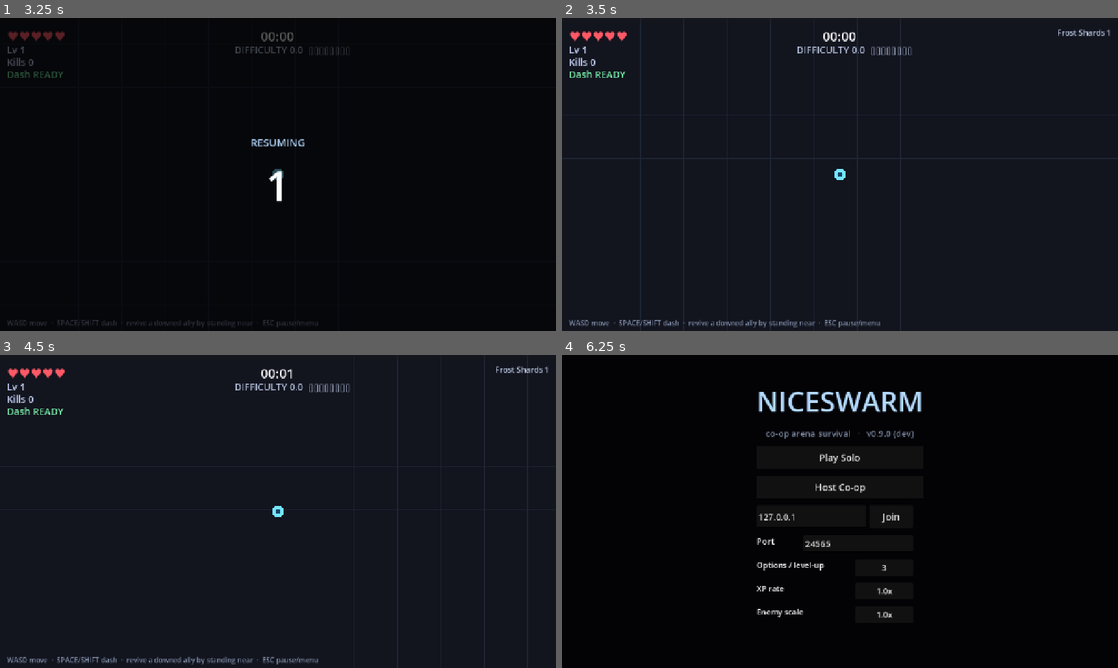
Above: before the commit, frames 1-4 (two rows, left to right).
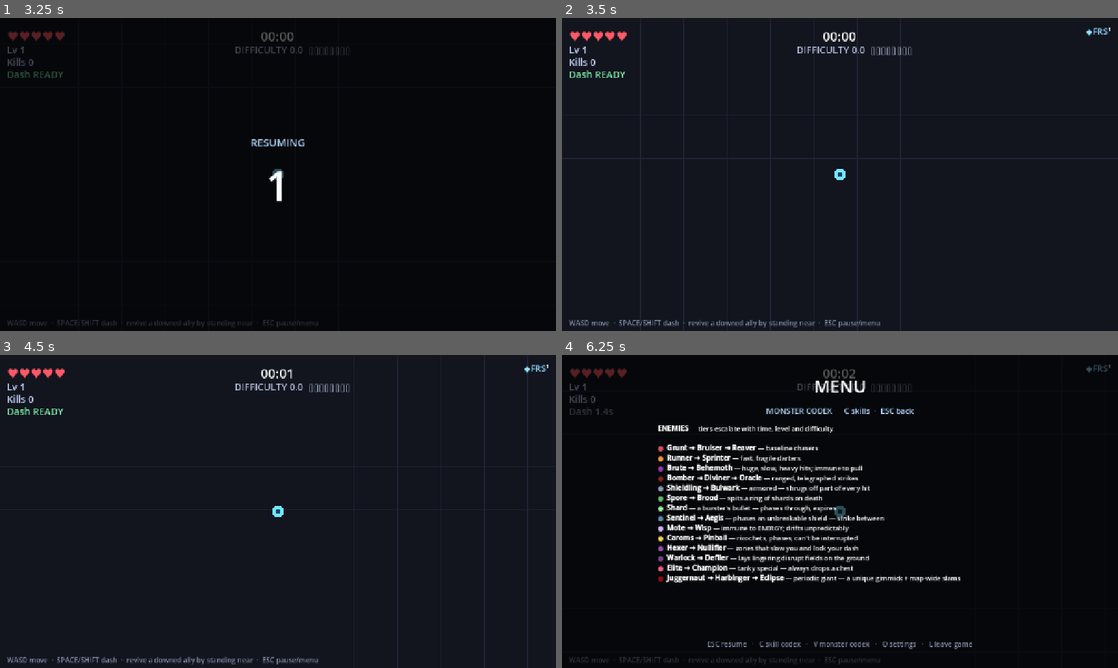
Above: after the commit, the same moments.

Repository: ICQCQ/NiceSwarm
Game: Godot game, scene res://scenes/main.tscn
The game is run twice, just before and just after one commit, with the same random seed, the same clock (stepped at 60 frames per second) and the same inputs.
Inputs:
- Up to frame 1 (3.25 s): click "Play Solo" at 0.5 s; click "1. Frost Shards — piercing sh…" at 1.25 s; tap Enter at 2 s; hold D 2.03-2.78 s; tap L at 2.1 s; tap Space at 2.27, 2.75, 3.02 s; tap C at 2.3, 2.85 s; hold S from 2.78 s (still down); tap V at 3.05 s
- Up to frame 2 (3.5 s): keep holding S
- Up to frame 3 (4.5 s): release S at 3.53 s; hold D 3.53-4.28 s; tap V at 3.6 s; tap L at 3.8, 4.35 s; hold W from 4.28 s (still down)
- Up to frame 4 (6.25 s): tap Space at 4.52, 5.27, 6.02 s; tap C at 4.55, 5.1 s; release W at 5.03 s; hold A from 5.03 s (still down); tap V at 5.3, 5.85 s; tap Escape at 5.65 s; tap L at 6.05 s

Frame 1 is identical in both runs. In frame 2, 0.1% of the frame differs, in the area x 89-99%, y 2-6%; in frame 3, 0.1%; in frame 4, 9.8%, in the area x 1-99%, y 3-99%.

Commit message:
feat: in-game skill & monster codex + on-screen weapon icon badges
The ESC hub's C / V tabs (previously "coming soon" stubs) now open real codices:
- Skill codex: all 13 weapons with their HUD badge, name and one-liner, plus the
  stats and the fusion hint.
- Monster codex: every enemy archetype built from EnemyConfig.CLASSES, showing
  the tier progression (Grunt -> Bruiser -> Reaver) colored per class with a
  behavior note, so new classes appear automatically.
ESC backs out of an open codex before resuming; L (leave) is hub-root only.

The top-right weapon readout is now compact colored badges (e.g. diamond+BLT^3
diamond+ORB^2) instead of full "Bolt 3 / Orbit Blades 2" text. Each base weapon
has a 3-letter code + theme color (WEAPON_ICON); fusions fall back to gold
initials of their display name. The same badge is reused inside the skill codex.

Verified: 925 unit tests + all_weapons headless smoke, 0 errors.

Diff:
--- a/scripts/main.gd
+++ b/scripts/main.gd
@@ -65,6 +65,17 @@
 	"st_speed": "Speed", "st_hp": "Vitality", "st_magnet": "Magnet", "st_dash": "Dash",
 }
 
+# Compact on-screen badge per owned weapon: id -> [3-char code, color hex]. Fusions fall back
+# to gold initials of their display name (see _weapon_badge / _fusion_short).
+const WEAPON_ICON := {
+	"bolt": ["BLT", "9fd0ff"], "orbit": ["ORB", "b0a0ff"], "nova": ["NOV", "c79bff"],
+	"glaive": ["GLV", "9fe0c0"], "lightning": ["LTN", "fff07a"], "flame": ["FLM", "ff9a55"],
+	"mines": ["MNE", "ffb060"], "missiles": ["MSL", "ff8a6a"], "laser": ["LSR", "ff7a8a"],
+	"frost": ["FRS", "8fe0ff"], "gravity": ["GRV", "b58aff"], "turret": ["TRT", "c8d0e0"],
+	"venom": ["VNM", "8fdf6a"],
+}
+const SUP := ["", "¹", "²", "³"]  # superscript weapon level for the HUD badge (max level 3)
+
 # --- session / network ---
 var net: Net
 var spawner: EnemySpawner
@@ -156,7 +167,7 @@
 var dash_label: Label
 var threat_label: Label
 var allies_label: Label
-var weapons_label: Label
+var weapons_label: RichTextLabel
 var xp_bar: ProgressBar
 var arrows: Control
 var hud_root: Control
@@ -173,7 +184,9 @@
 var pause_loadout: Label
 var pause_roster: Label
 var ingame_menu_panel: Control   # in-run menu/hub (resume · codex · settings · leave)
-var ingame_menu_hint: Label      # transient line for stubbed hub tabs
+var ingame_menu_hint: Label      # hub nav breadcrumb / tab hints
+var codex_body: RichTextLabel    # in-hub skill/monster codex content (hidden until opened)
+var codex_view := ""             # "" = hub root, "skills", or "monsters"
 var countdown_panel: Control     # resume countdown overlay
 var countdown_label: Label
 var menu_panel: Control
@@ -1434,15 +1447,18 @@
 			_choose_upgrade(key - KEY_1)
 	elif ingame_menu:  # our own in-run menu/hub is open
 		if key == KEY_ESCAPE:
-			_resume_from_ingame_menu()
-		elif key == KEY_L:
-			_leave_from_menu()  # leaving is deliberate — never a stray single key
+			if codex_view != "":
+				_close_codex()        # ESC backs out of an open codex before resuming
+			else:
+				_resume_from_ingame_menu()
 		elif key == KEY_C:
-			ingame_menu_hint.text = "Skill codex — coming soon"
+			_show_codex("skills")
 		elif key == KEY_V:
-			ingame_menu_hint.text = "Monster codex — coming soon"
+			_show_codex("monsters")
 		elif key == KEY_O:
 			ingame_menu_hint.text = "Settings — coming soon"
+		elif key == KEY_L and codex_view == "":
+			_leave_from_menu()  # deliberate, hub-root only — never a stray key while reading a codex
 	elif paused_menu:  # a host paused us (client): wait for resume, or leave with M
 		if key == KEY_M:
 			_to_menu()
@@ -1473,7 +1489,7 @@
 	if not is_host() and get_tree().paused:
 		return  # already frozen by a host pause — don't stack a local menu on top
 	ingame_menu = true
-	ingame_menu_hint.text = ""
+	_close_codex()  # always open on the hub root, never a stale codex view
 	ingame_menu_panel.visible = true
 	if is_host():
 		get_tree().paused = true
@@ -1509,6 +1525,7 @@
 func _force_close_ingame_menu() -> void:
 	ingame_menu = false
 	_cancel_countdown()
+	_close_codex()
 	if ingame_menu_panel != null:
 		ingame_menu_panel.visible = false
 	_clear_local_safe()
@@ -1619,8 +1636,8 @@
 		dash_label.add_theme_color_override("font_color", Color(0.55, 0.6, 0.7))
 	var wparts := []
 	for w in me.weapons:
-		wparts.append("%s %d" % [w.display_name, w.level])
-	weapons_label.text = "  ·  ".join(wparts)
+		wparts.append(_weapon_badge(w))
+	weapons_label.text = "[right]" + "  ".join(wparts) + "[/right]"
 	var lines := []
 	for pid in peer_ids:
 		if pid == local_id:
@@ -1687,12 +1704,18 @@
 	dash_label = _make_label(Vector2(16, 114), 22, Color(0.5, 1.0, 0.7))
 	threat_label = _make_label(Vector2(540, 58), 22, Color(0.6, 0.65, 0.75))
 	allies_label = _make_label(Vector2(16, 146), 20, Color(0.85, 0.85, 0.95))
-	weapons_label = _make_label(Vector2.ZERO, 18, Color(0.75, 0.8, 0.9))
+	weapons_label = RichTextLabel.new()
+	weapons_label.bbcode_enabled = true
+	weapons_label.scroll_active = false
+	weapons_label.autowrap_mode = TextServer.AUTOWRAP_OFF
+	weapons_label.mouse_filter = Control.MOUSE_FILTER_IGNORE
 	weapons_label.set_anchors_preset(Control.PRESET_TOP_RIGHT)
-	weapons_label.grow_horizontal = Control.GROW_DIRECTION_BEGIN
-	weapons_label.offset_top = 20.0
+	weapons_label.offset_left = -600.0
 	weapons_label.offset_right = -16.0
-	weapons_label.horizontal_alignment = HORIZONTAL_ALIGNMENT_RIGHT
+	weapons_label.offset_top = 16.0
+	weapons_label.offset_bottom = 78.0
+	weapons_label.add_theme_font_size_override("normal_font_size", 20)
+	hud_root.add_child(weapons_label)
 	var hint := _make_label(Vector2(16, 690), 16, Color(0.5, 0.55, 0.65))
 	hint.text = "WASD move  ·  SPACE/SHIFT dash  ·  revive a downed ally by standing near  ·  ESC pause/menu"
 
@@ -1719,6 +1742,32 @@
 	l.add_theme_color_override("font_color", color)
 	hud_root.add_child(l)
 	return l
+
+
+## Compact on-screen badge for an owned weapon: a colored ◆ + 3-char code + superscript level.
+## Base weapons use WEAPON_ICON; fusions fall back to gold initials of their display name.
+func _weapon_badge(w) -> String:
+	var code: String
+	var col: String
+	if WEAPON_ICON.has(w.weapon_id):
+		code = WEAPON_ICON[w.weapon_id][0]
+		col = WEAPON_ICON[w.weapon_id][1]
+	else:
+		code = _fusion_short(w.display_name)
+		col = "ffd479"  # fusion = gold
+	var lv := clampi(w.level, 0, SUP.size() - 1)
+	return "[color=#%s]◆%s[/color]%s" % [col, code, SUP[lv]]
+
+
+## Up-to-3-char code for a fusion: initials of each word, or first letters if it's one word.
+func _fusion_short(dname: String) -> String:
+	var s := ""
+	for word in dname.split(" ", false):
+		if not word.is_empty():
+			s += word.substr(0, 1)
+	if s.length() < 2:
+		s = dname.replace(" ", "")
+	return s.to_upper().substr(0, 3)
 
 
 func _make_overlay() -> Array:
@@ -1830,18 +1879,93 @@
 	l.add_theme_font_size_override("font_size", 40)
 	l.horizontal_alignment = HORIZONTAL_ALIGNMENT_CENTER
 	vbox.add_child(l)
-	# transient line used by the (stubbed) codex / settings tabs
+	# nav breadcrumb for the hub tabs (skill/monster codex, settings)
 	ingame_menu_hint = Label.new()
 	ingame_menu_hint.add_theme_font_size_override("font_size", 18)
 	ingame_menu_hint.add_theme_color_override("font_color", Color(0.7, 0.85, 1.0))
 	ingame_menu_hint.horizontal_alignment = HORIZONTAL_ALIGNMENT_CENTER
 	vbox.add_child(ingame_menu_hint)
+	# skill / monster codex body — hidden (and skipped by the VBox layout) until a tab opens
+	codex_body = RichTextLabel.new()
+	codex_body.bbcode_enabled = true
+	codex_body.scroll_active = true
+	codex_body.custom_minimum_size = Vector2(840, 480)
+	codex_body.add_theme_font_size_override("normal_font_size", 15)
+	codex_body.add_theme_font_size_override("bold_font_size", 16)
+	codex_body.visible = false
+	vbox.add_child(codex_body)
 	var foot := Label.new()
 	foot.text = "ESC resume   ·   C skill codex   ·   V monster codex   ·   O settings   ·   L leave game"
 	foot.add_theme_font_size_override("font_size", 16)
 	foot.add_theme_color_override("font_color", Color(0.5, 0.55, 0.65))
 	foot.horizontal_alignment = HORIZONTAL_ALIGNMENT_CENTER
 	vbox.add_child(foot)
+
+
+## Open a codex tab inside the hub: swap the menu body for a scrollable list + breadcrumb.
+## C = skills, V = monsters; ESC (or _force_close) backs out via _close_codex.
+func _show_codex(kind: String) -> void:
+	codex_view = kind
+	if kind == "skills":
+		ingame_menu_hint.text = "SKILL CODEX      V monsters  ·  ESC back"
+		codex_body.text = _skill_codex_bbcode()
+	else:
+		ingame_menu_hint.text = "MONSTER CODEX      C skills  ·  ESC back"
+		codex_body.text = _monster_codex_bbcode()
+	codex_body.visible = true
+	codex_body.scroll_to_line(0)
+
+
+func _close_codex() -> void:
+	codex_view = ""
+	if codex_body != null:
+		codex_body.visible = false
+		codex_body.text = ""
+	if ingame_menu_hint != null:
+		ingame_menu_hint.text = ""
+
+
+## Every weapon (with its HUD badge) + the stats, each with a one-line description.
+func _skill_codex_bbcode() -> String:
+	var s := "[b]WEAPONS[/b]      max one, then merge two maxed weapons into a fusion\n\n"
+	for wid in WEAPON_INFO:
+		var info: Dictionary = WEAPON_INFO[wid]
+		var ic: Array = WEAPON_ICON.get(wid, ["?", "ffffff"])
+		s += "[color=#%s]◆%s[/color]  [b]%s[/b] — %s\n" % [ic[1], ic[0], info.name, info.learn]
+	s += "\n[b]STATS[/b]      stack with every level-up\n\n"
+	var stat_desc := {
+		"Power": "more weapon damage", "Haste": "attack faster",
+		"Area": "bigger blasts, reach and projectiles", "Duration": "effects last longer",
+		"Speed": "move faster", "Vitality": "+1 max health",
+		"Magnet": "wider pickup range", "Dash": "shorter dash cooldown",
+	}
+	for sid in STAT_INFO:
+		var nm: String = STAT_INFO[sid]
+		s += "•  [b]%s[/b] — %s\n" % [nm, stat_desc.get(nm, "")]
+	return s
+
+
+## Every enemy archetype with its tier names (Grunt → Bruiser → …), colored by the class,
+## and a one-line behavior note. Built from EnemyConfig.CLASSES so new classes appear here too.
+func _monster_codex_bbcode() -> String:
+	var blurb := {
+		"brawler": "baseline chasers", "rusher": "fast, fragile darters",
+		"tank": "huge, slow, heavy hits; immune to pull", "caster": "ranged, telegraphed strikes",
+		"warden": "armored — shrugs off part of every hit", "burster": "spits a ring of shards on death",
+		"shard": "a burster's bullet — phases through, expires", "sentinel": "phases an unbreakable shield — strike between",
+		"wisp": "immune to ENERGY; drifts unpredictably", "bouncer": "ricochets, phases, can't be interrupted",
+		"disruptor": "zones that slow you and lock your dash", "defiler": "lays lingering disrupt fields on the ground",
+		"elite": "tanky special — always drops a chest", "boss": "periodic giant — a unique gimmick + map-wide slams",
+	}
+	var s := "[b]ENEMIES[/b]      tiers escalate with time, level and difficulty\n\n"
+	for cls in EnemyConfig.CLASSES:
+		var tiers: Array = EnemyConfig.CLASSES[cls]
+		var names := []
+		for t in tiers:
+			names.append(t.name)
+		var col: Color = tiers[0].col
+		s += "[color=#%s]●[/color]  [b]%s[/b] — %s\n" % [col.to_html(false), " → ".join(names), blurb.get(cls, "")]
+	return s
 
 
 func _build_countdown_panel() -> void:
